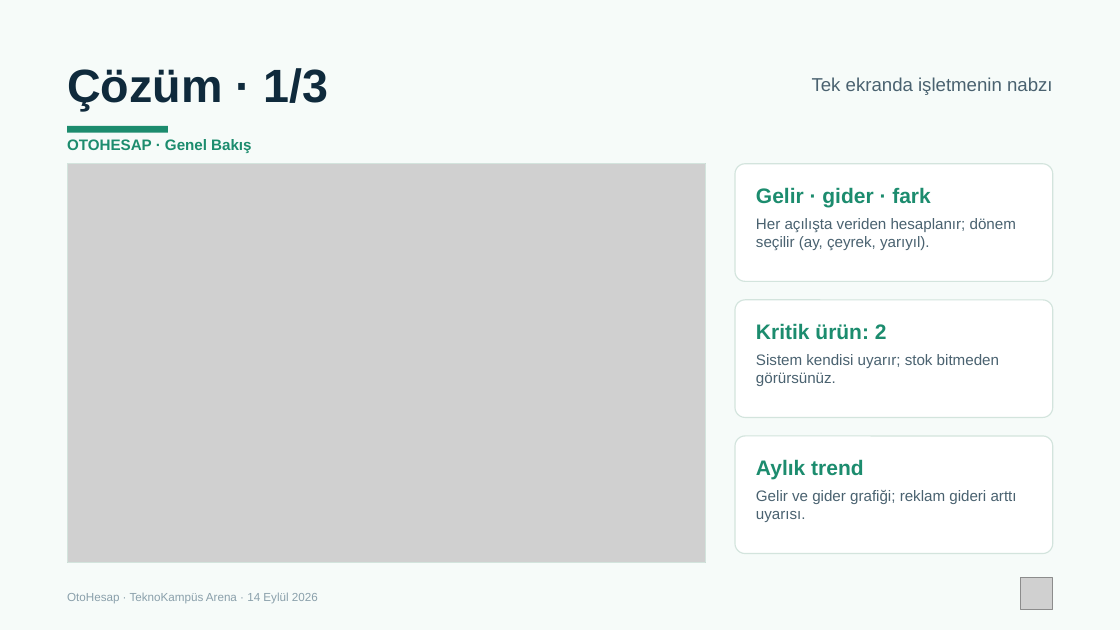
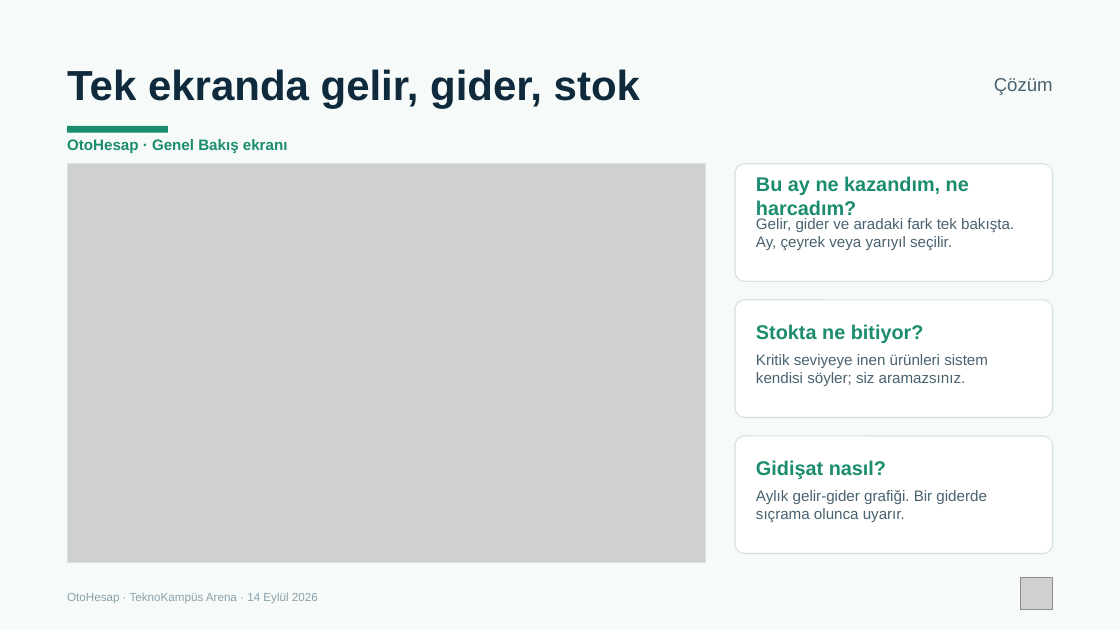
Before and after one commit to Farukes/Oto-Hesap, a slide deck: slide 3 of docs/sunum/OtoHesap-3dk.pptx. Drawn at 1120x630 pixels with LibreOffice and Linux fonts; fonts in the diff are those of the drawing; grey boxes stand for pictures. Boxes give left, top, right and bottom in pixels: in the first picture for what was removed or moved away, otherwise in the second. Text is boxed around its words. In the diff, an @@ line names an element or a change of style, - is before the commit and + after.

```diff
--- a/docs/sunum/OtoHesap-3dk.pptx
+++ b/docs/sunum/OtoHesap-3dk.pptx
@@ text at box(67, 69, 640, 109): text changed; size 40 to 36 pt @@
-Çözüm · 1/3
+Tek ekranda gelir, gider, stok
@@ text at box(994, 78, 1053, 95): text changed @@
-Tek ekranda işletmenin nabzı
+Çözüm
@@ text at box(67, 139, 288, 153): text changed @@
-OTOHESAP · Genel Bakış
+OtoHesap · Genel Bakış ekranı
@@ text at box(756, 176, 969, 219): text changed; size 18 to 17 pt @@
-Gelir · gider · fark
+Bu ay ne kazandım, ne harcadım?
@@ text at box(756, 218, 1014, 250): text changed @@
-Her açılışta veriden hesaplanır; dönem seçilir (ay, çeyrek, yarıyıl).
+Gelir, gider ve aradaki fark tek bakışta. Ay, çeyrek veya yarıyıl seçilir.
@@ text at box(756, 324, 924, 343): text changed; size 18 to 17 pt @@
-Kritik ürün: 2
+Stokta ne bitiyor?
@@ text at box(756, 354, 988, 386): text changed @@
-Sistem kendisi uyarır; stok bitmeden görürsünüz.
+Kritik seviyeye inen ürünleri sistem kendisi söyler; siz aramazsınız.
@@ text at box(756, 460, 886, 479): text changed; size 18 to 17 pt @@
-Aylık trend
+Gidişat nasıl?
@@ text at box(756, 490, 987, 522): text changed @@
-Gelir ve gider grafiği; reklam gideri arttı uyarısı.
+Aylık gelir-gider grafiği. Bir giderde sıçrama olunca uyarır.
```
Also in this commit, not shown: 5 other slides changed, 3 other files.
